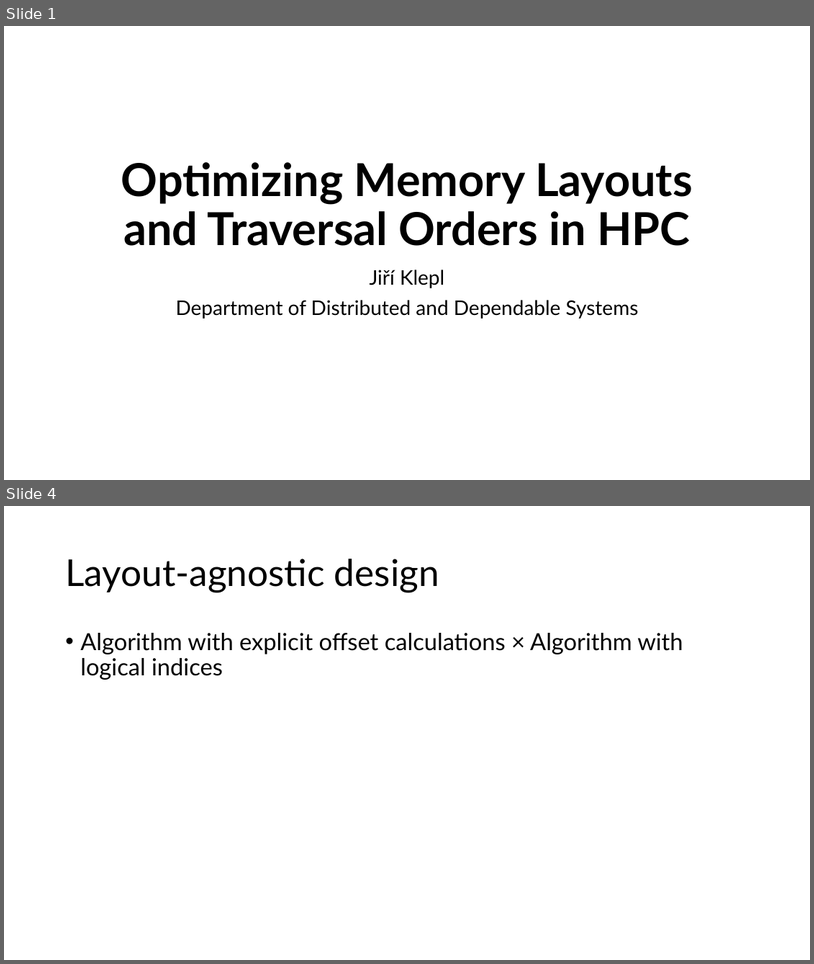
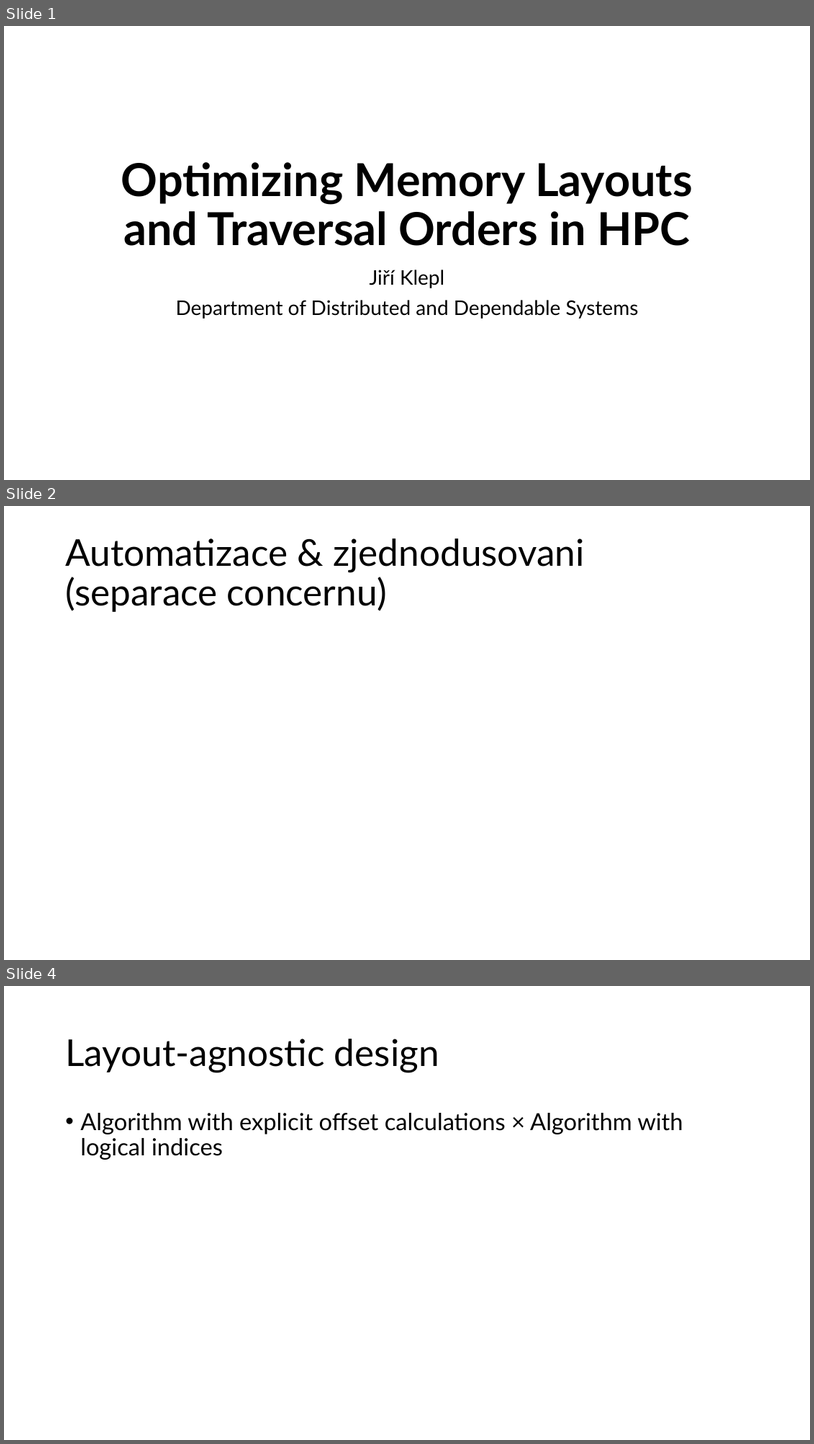
Before and after one commit to jiriklepl/phd-thesis, a slide deck: slides/Optimizing Memory Layouts and Traversal Orders in High-Performance Computing.pptx. Shown one above the other, each under a label of ours: slides 1 and 4 before the commit, slides 1, 2 and 4 after it; the slides between them are not shown. The pictures are 814x964 and 814x1444 pixels, drawn with LibreOffice and Linux fonts; fonts in the diff are those of the drawing. Boxes give left, top, right and bottom in pixels: in the first picture for what was removed or moved away, otherwise in the second. Text is boxed around its words. In the diff, an @@ line names an element or a change of style, - is before the commit and + after.

```diff
--- a/slides/Optimizing Memory Layouts and Traversal Orders in High-Performance Computing.pptx
+++ b/slides/Optimizing Memory Layouts and Traversal Orders in High-Performance Computing.pptx
@@ slide 2 added at box(4, 506, 810, 960), background #FFFFFF @@
@@ title added at box(65, 538, 584, 612), 44 pt, text #000000 @@
+Automatizace & zjednodusovani
+(separace concernu)
```
Also in this commit, not shown: 3 slides changed, 1 other slide added, 1 slide removed.
